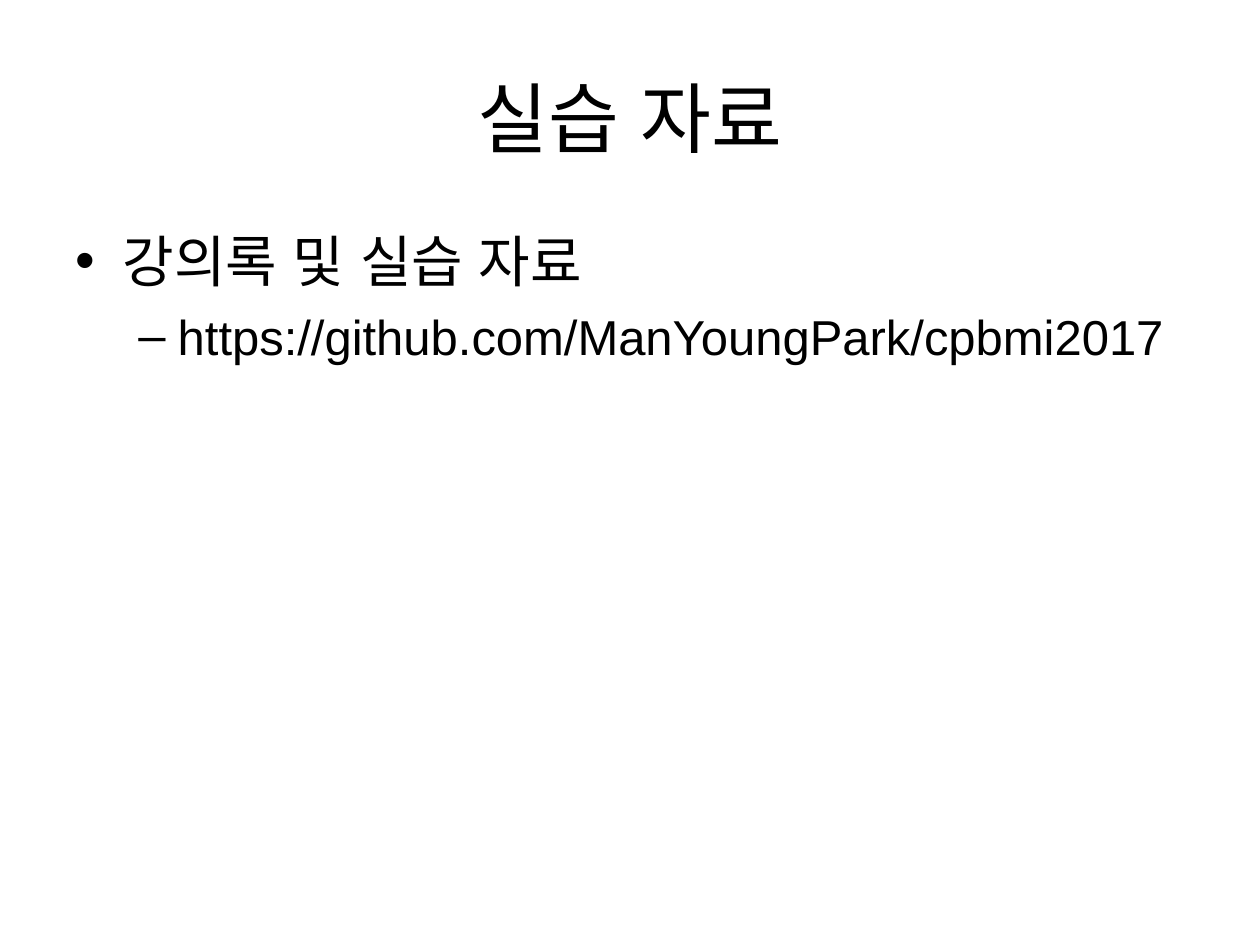
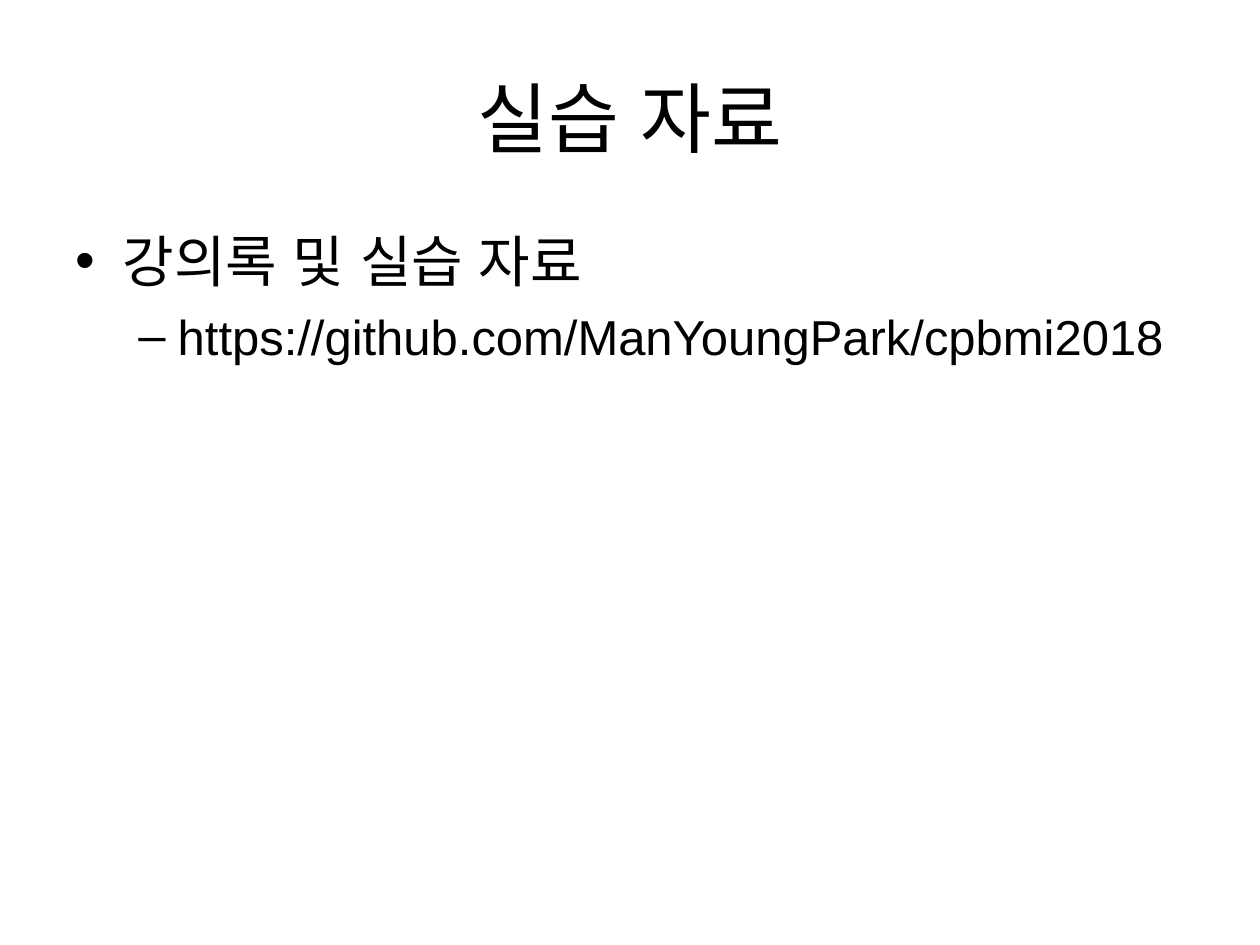
Before and after one commit to ManYoungPark/cpbmi2018, a slide deck: slide 2 of CPBMI_pmy_1st_create_insert_select.ppt. Drawn at 1260x945 pixels with LibreOffice and Linux fonts; fonts in the diff are those of the drawing; background and template pictures are left out. Boxes give left, top, right and bottom in pixels: in the first picture for what was removed or moved away, otherwise in the second. Text is boxed around its words. In the diff, an @@ line names an element or a change of style, - is before the commit and + after.

```diff
--- a/CPBMI_pmy_1st_create_insert_select.ppt
+++ b/CPBMI_pmy_1st_create_insert_select.ppt
@@ text at (178,319,1164,365): text changed @@
-  – https://github.com/ManYoungPark/cpbmi2017
+  – https://github.com/ManYoungPark/cpbmi2018
```
Also in this commit, not shown: 1 other slide changed, 4 slides added.
